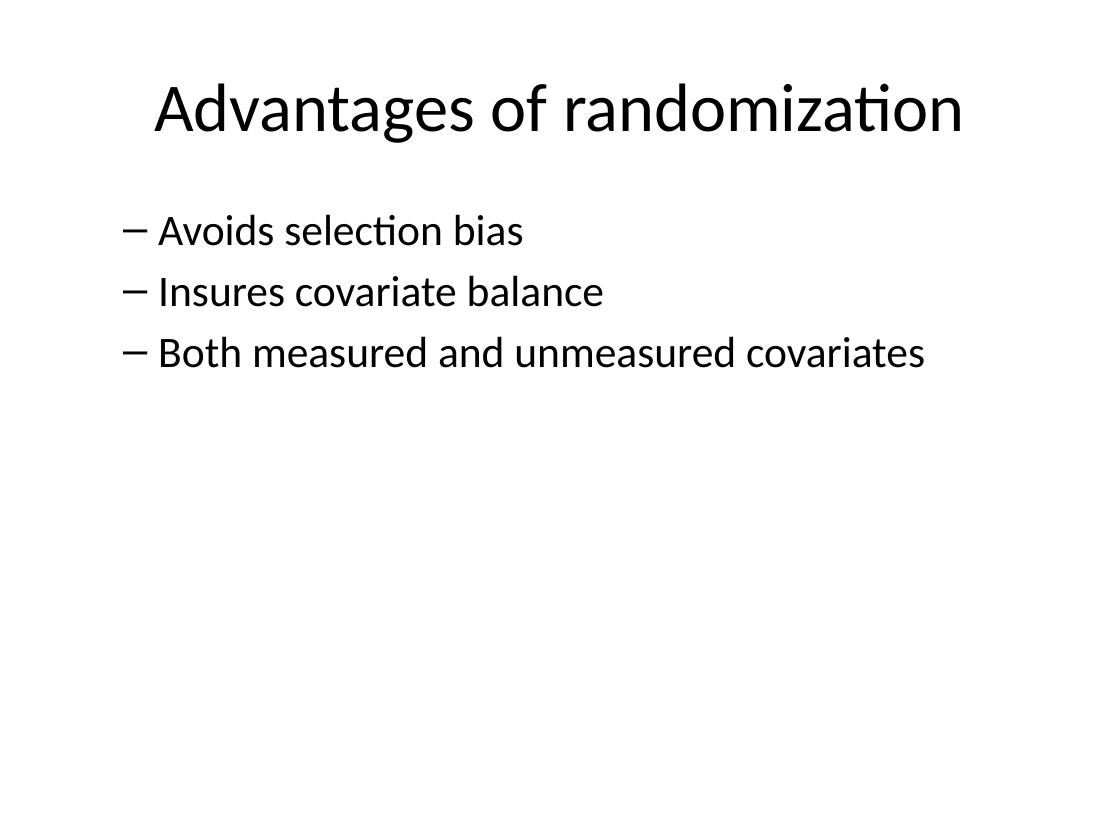
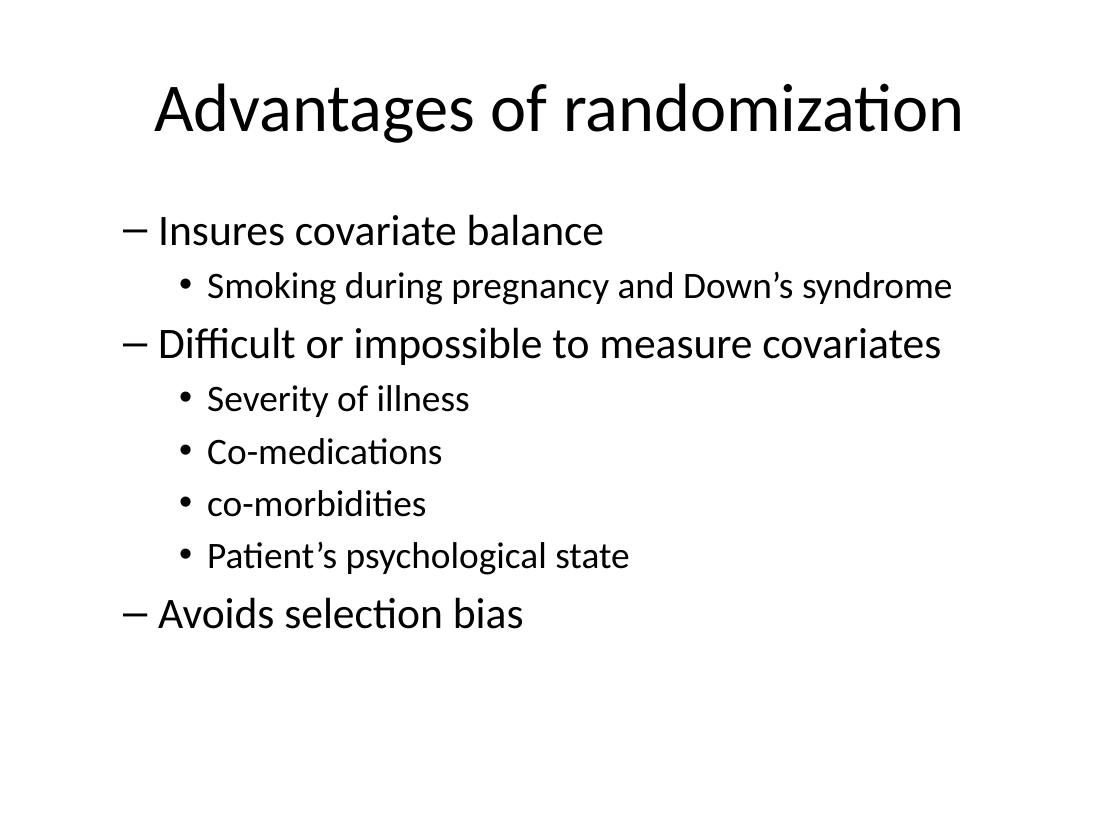
Before and after one commit to classes-medb/5510, a slide deck: slide 16 of doc/video-04-randomized-trials.pptx (slide 8 before the commit). Drawn at 1120x840 pixels with LibreOffice and Linux fonts; fonts in the diff are those of the drawing. Boxes give left, top, right and bottom in pixels: in the first picture for what was removed or moved away, otherwise in the second. Text is boxed around its words. In the diff, an @@ line names an element or a change of style, - is before the commit and + after.

```diff
--- a/doc/video-04-randomized-trials.pptx
+++ b/doc/video-04-randomized-trials.pptx
@@ text at [158,214,953,575]: paragraphs added @@
+  – Insures covariate balance
+    • Smoking during pregnancy and Down’s syndrome
+  – Difficult or impossible to measure covariates
+    • Severity of illness
+    • Co-medications
+    • co-morbidities
+    • Patient’s psychological state
@@ text at [158,275,925,368]: paragraphs removed @@
-  – Insures covariate balance
-  – Both measured and unmeasured covariates
```
Also in this commit, not shown: 3 other slides changed, 24 slides added, 18 slides removed, 14 other files.
